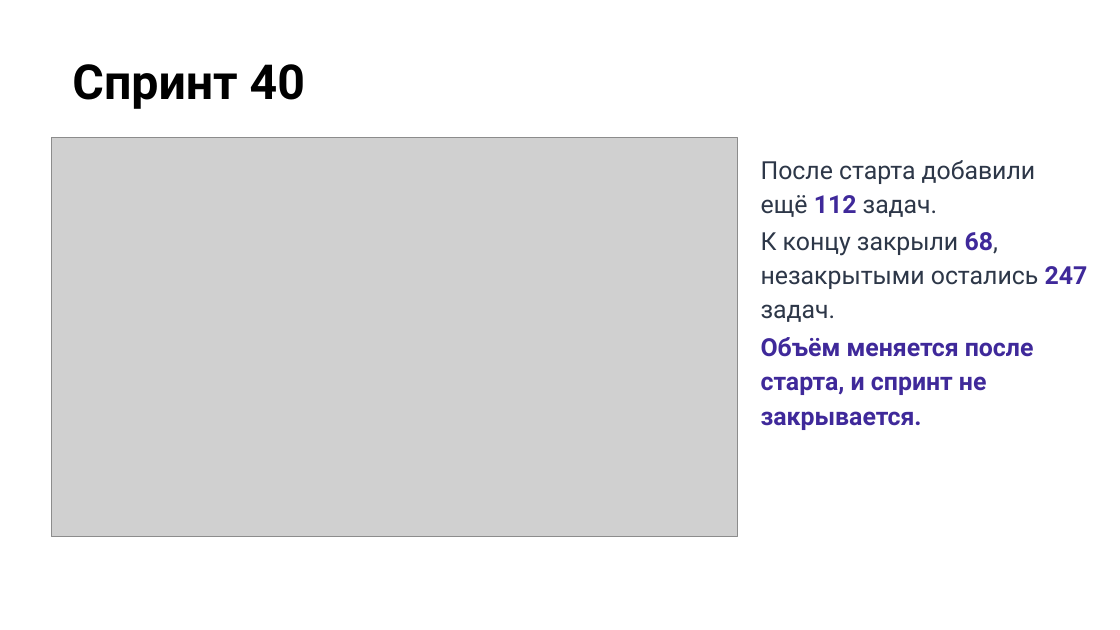
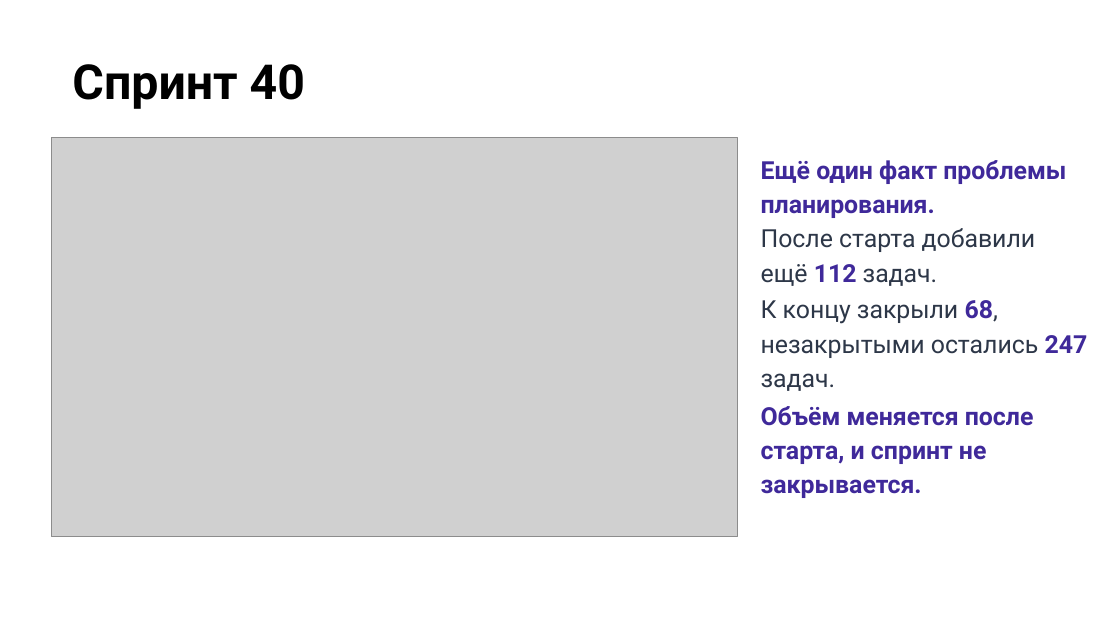
Before and after one commit to camelot270/otus_work, a slide deck: slide 12 of docs/Защита проекта. Петров Н.И..pptx. Drawn at 1120x630 pixels with LibreOffice and Linux fonts; fonts in the diff are those of the drawing; grey boxes stand for pictures; background and template pictures are left out. Boxes give left, top, right and bottom in pixels: in the first picture for what was removed or moved away, otherwise in the second. Text is boxed around its words. In the diff, an @@ line names an element or a change of style, - is before the commit and + after.

```diff
--- a/docs/Защита проекта. Петров Н.И..pptx
+++ b/docs/Защита проекта. Петров Н.И..pptx
@@ text at (761, 160, 1066, 218): paragraph added @@
+Ещё один факт проблемы планирования.
```
Also in this commit, not shown: 2 other slides changed.
